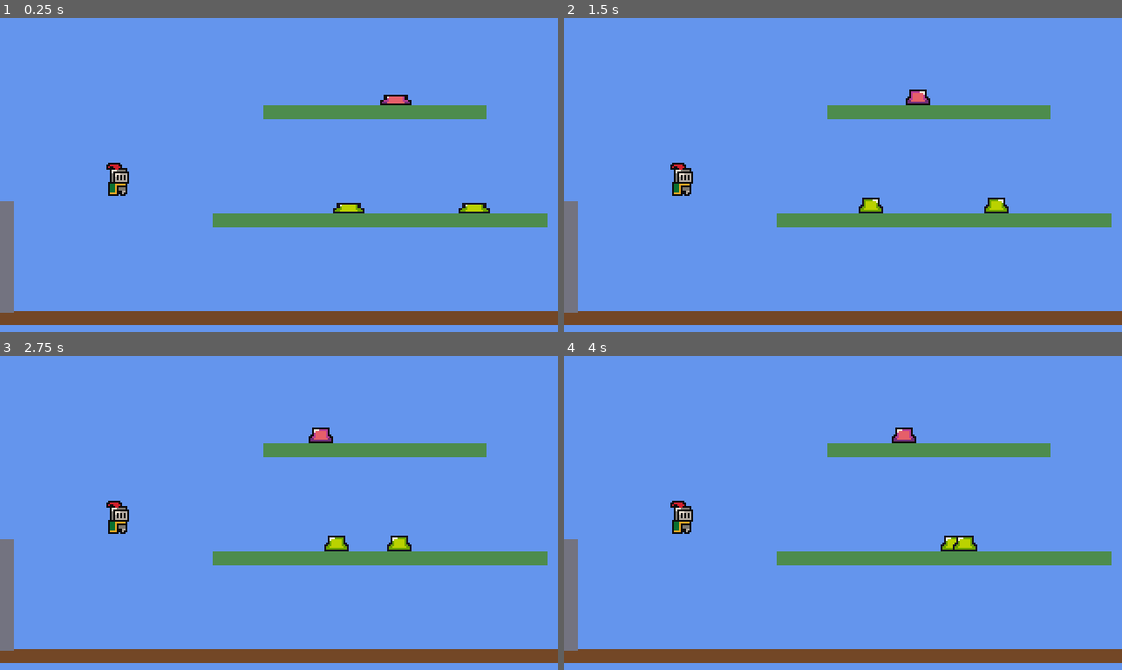
Above: before the commit, frames 1-4 (two rows, left to right).
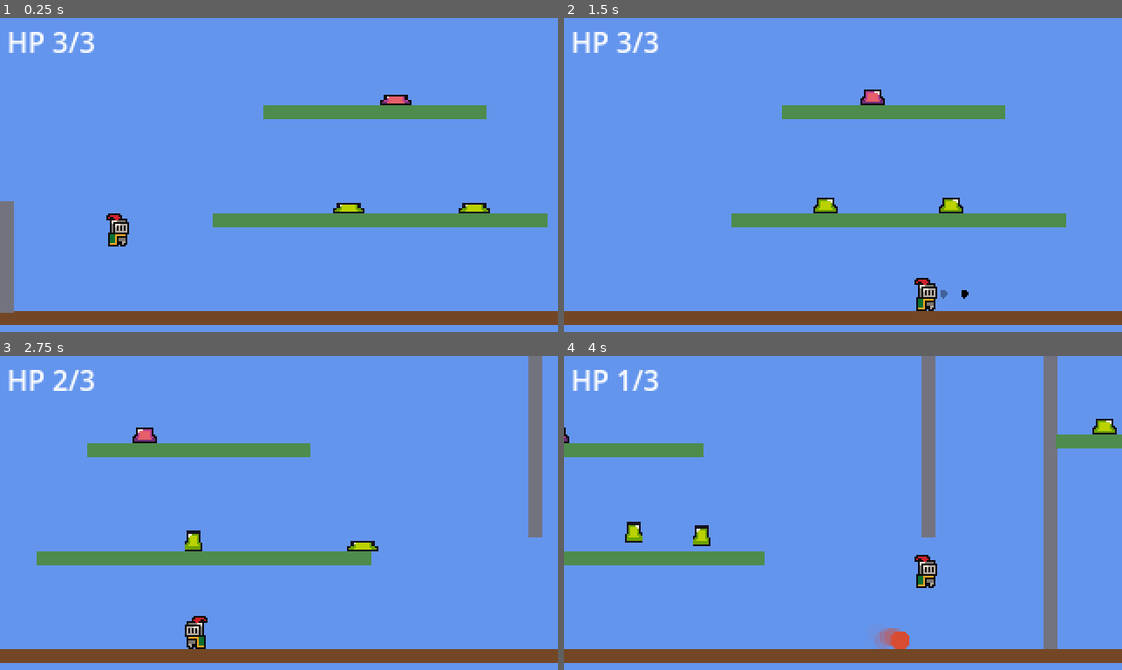
Above: after the commit, the same moments.

Repository: SolutionsByCarson/ScratchPad
Game: Godot game, scene res://scenes/main.tscn
Two runs of this game, one before a commit and one after it. Both use one fixed random seed, a clock stepped at 60 frames per second and the inputs below.
Inputs:
- Up to frame 1 (0.25 s): no input
- Up to frame 2 (1.5 s): hold D (move_right) from 0.53 s (still down); tap Shift (dash) at 0.6 s; tap Space (jump) at 0.77 s; tap J (shoot) at 1.35 s
- Up to frame 3 (2.75 s): tap Space (jump) at 1.52 s; release D (move_right) at 2.03 s; hold A (move_left) from 2.03 s (still down); tap S (slam) at 2.1 s
- Up to frame 4 (4 s): release A (move_left) at 2.78 s; hold D (move_right) from 2.78 s (still down); tap K (throw) at 2.85 s; tap Space (jump) at 3.02, 3.77 s; tap Shift (dash) at 3.6 s

The runs differ from the first frame. In frame 1, 1.2% of the frame differs, in the area x 1-24%, y 4-73%; in frame 2, 4.7%; in frame 3, 10%; in frame 4, 14%, in the area x 0-100%, y 0-94%.
Error before the commit: Parse Error: Could not find type "Label2D" in the current scope. (res://scripts/player.gd:64)

Commit message:
Fix: Label2D doesn't exist in Godot 4 — use Label (Control) for the charge counter, with theme overrides for PixelOperator8 font, yellow color, and a black 2px outline.

Diff:
--- a/scripts/player.gd
+++ b/scripts/player.gd
@@ -61,7 +61,7 @@
 var _throw_charging := false
 var _throw_charge := 0.0
 var _last_charge_tick := 0
-var _charge_label: Label2D
+var _charge_label: Label
 
 
 func _ready() -> void:
@@ -72,16 +72,15 @@
 
 
 func _setup_charge_ui() -> void:
-	_charge_label = Label2D.new()
+	_charge_label = Label.new()
 	var font: Font = load("res://assets/fonts/PixelOperator8-Bold.ttf")
 	if font != null:
-		_charge_label.font = font
-	_charge_label.font_size = 16
-	_charge_label.outline_size = 2
-	_charge_label.outline_modulate = Color.BLACK
-	_charge_label.modulate = Color(1.0, 0.85, 0.25, 1.0)
-	_charge_label.horizontal_alignment = HORIZONTAL_ALIGNMENT_CENTER
-	_charge_label.position = Vector2(0, -22)
+		_charge_label.add_theme_font_override("font", font)
+	_charge_label.add_theme_font_size_override("font_size", 16)
+	_charge_label.add_theme_color_override("font_color", Color(1.0, 0.85, 0.25, 1.0))
+	_charge_label.add_theme_color_override("font_outline_color", Color.BLACK)
+	_charge_label.add_theme_constant_override("outline_size", 2)
+	_charge_label.position = Vector2(-4, -28)
 	_charge_label.scale = Vector2(0.5, 0.5)
 	_charge_label.text = "0"
 	_charge_label.visible = false
